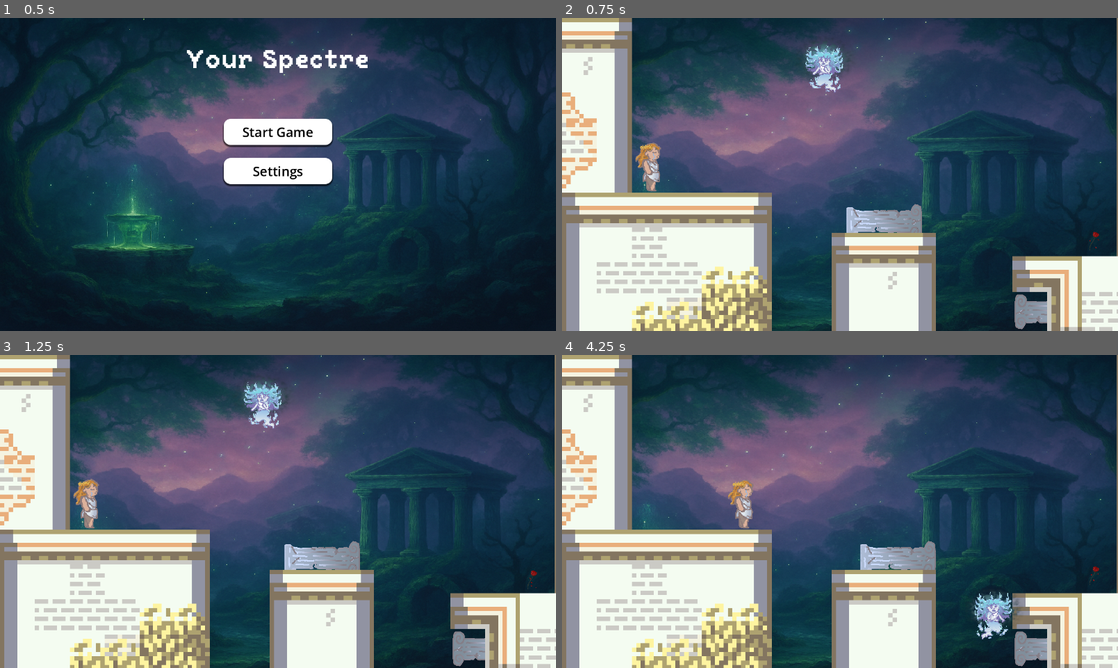
Above: before the commit, frames 1-4 (two rows, left to right).
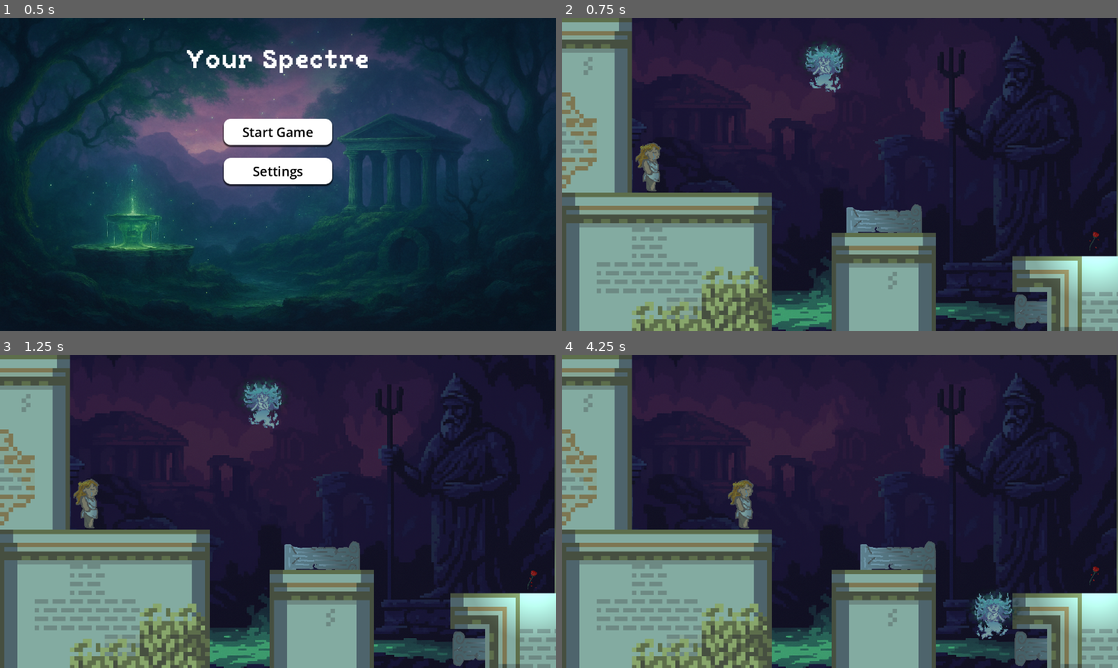
Above: after the commit, the same moments.

Repository: sammo4gun/jamsterdam
Game: Godot game, scene res://Scenes/main_menu.tscn
Same seed, same stepped clock (60 frames per second), same inputs: the game is played once before the commit and once after it. The engine's default icon, where the game draws it, is replaced by a stand-in: a white triangle on a blue panel in a dark square.
Inputs (mouse positions are in pixels of both pictures, inside the frame that each line leads up to):
- Up to frame 1 (0.5 s): no input
- Up to frame 2 (0.75 s): click "Start Game" at 0.5 s
- Up to frame 3 (1.25 s): no input
- Up to frame 4 (4.25 s): move the mouse to (812, 508) at 1.27 s; hold Right (right) 1.28-2.78 s; tap W (up) at 1.35, 1.52, 1.82, 2.1, 2.27, 2.57, 2.85, 3.6, 3.77, 4.07 s; click (812, 508) at 1.42 s; move the mouse to (884, 558) at 2.02 s; click (884, 558) at 2.17 s; move the mouse to (1051, 649) at 2.77 s; hold A (left) 2.78-3.53 s; click (1051, 649) at 2.92 s; move the mouse to (717, 505) at 3.52 s; hold Right (right) from 3.53 s (still down); click (717, 505) at 3.67 s

Frame 1 is identical in both runs. In frame 2, 88% of the frame differs, in the area x 0-100%, y 0-100%; in frame 3, 88%; in frame 4, 88%.

Commit message:
added background

Diff:
--- a/Scenes/Levels/level1.tscn
+++ b/Scenes/Levels/level1.tscn
@@ -1,8 +1,8 @@
-[gd_scene load_steps=20 format=4 uid="uid://xr273hyfg6kr"]
+[gd_scene load_steps=22 format=4 uid="uid://xr273hyfg6kr"]
 
 [ext_resource type="Script" uid="uid://vp4ly8u07miy" path="res://Scripts/world.gd" id="1_y4dr7"]
 [ext_resource type="PackedScene" uid="uid://cnfrxpljq8b8q" path="res://Scenes/nonmoveable.tscn" id="2_didp7"]
-[ext_resource type="Texture2D" uid="uid://povxtku8nxul" path="res://Assets/backgroundpotential.png" id="2_ir7pk"]
+[ext_resource type="Texture2D" uid="uid://t6nggttwbrl5" path="res://Assets/backgroundoption.png" id="2_nqasx"]
 [ext_resource type="PackedScene" uid="uid://dpfjytluhwwx7" path="res://Scenes/moveable.tscn" id="3_2a60c"]
 [ext_resource type="Texture2D" uid="uid://bo5u4ycq1ett" path="res://Assets/pillar.png" id="4_4f2fw"]
 [ext_resource type="PackedScene" uid="uid://6pic503w7xpl" path="res://Scenes/ghost.tscn" id="4_4iphx"]
@@ -11,7 +11,9 @@
 [ext_resource type="PackedScene" uid="uid://k2kwvg3avs8t" path="res://Scenes/rose.tscn" id="6_ir7pk"]
 [ext_resource type="Texture2D" uid="uid://du8yvhhd3cgnu" path="res://Assets/Tilesets/tiles.png" id="6_m0h5h"]
 [ext_resource type="PackedScene" uid="uid://di2p66442rfuh" path="res://Scenes/pause_menu.tscn" id="7_20uw2"]
-[ext_resource type="AudioStream" uid="uid://2dx48cp2rbag" path="res://Assets/SFX/background.wav" id="11_ilsv2"]
+[ext_resource type="AudioStream" uid="uid://ddu0w3lrpnmpa" path="res://Assets/Music/Main Game Theme.mp3" id="12_4f2fw"]
+[ext_resource type="AudioStream" uid="uid://d1agwc2061v6m" path="res://Assets/Music/Rose Got 2.mp3" id="12_8r8ce"]
+[ext_resource type="AudioStream" uid="uid://dla7bd1xbf77j" path="res://Assets/Music/Death Sound=You Failed.mp3" id="13_nqasx"]
 
 [sub_resource type="RectangleShape2D" id="RectangleShape2D_5a7ea"]
 size = Vector2(20.9922, 30.5048)
@@ -203,12 +205,13 @@
 [node name="Level1" type="Node2D"]
 script = ExtResource("1_y4dr7")
 
-[node name="Sprite2D" type="Sprite2D" parent="."]
+[node name="CanvasLayer" type="CanvasLayer" parent="."]
+layer = -1
+
+[node name="BackgroundImage" type="Sprite2D" parent="CanvasLayer"]
 position = Vector2(620, 369)
 scale = Vector2(1.06827, 0.785489)
-texture = ExtResource("2_ir7pk")
-
-[node name="CanvasLayer" type="CanvasLayer" parent="."]
+texture = ExtResource("2_nqasx")
 
 [node name="Background" type="Area2D" parent="CanvasLayer"]
 scale = Vector2(29.4962, 16.9264)
@@ -227,6 +230,18 @@
 scale = Vector2(1.71487, 1.71487)
 text = "RESTARTING..."
 
+[node name="YouShouldRestartLabel" type="Label" parent="CanvasLayer"]
+visible = false
+offset_left = 588.0
+offset_top = 174.0
+offset_right = 735.0
+offset_bottom = 209.0
+scale = Vector2(1.71487, 1.71487)
+text = "Press R to restart..."
+
+[node name="CanvasModulate" type="CanvasModulate" parent="."]
+color = Color(0.537255, 0.678431, 0.666667, 1)
+
 [node name="Pillar1" parent="." instance=ExtResource("3_2a60c")]
 position = Vector2(741, 469)
 physics_material_override = SubResource("PhysicsMaterial_4f2fw")
@@ -343,9 +358,18 @@
 [node name="PauseMenu" parent="." instance=ExtResource("7_20uw2")]
 visible = false
 
+[node name="EndMusicPlayer" type="AudioStreamPlayer" parent="."]
+stream = ExtResource("12_8r8ce")
+bus = &"Music"
+
+[node name="DeadMusicPlayer" type="AudioStreamPlayer" parent="."]
+stream = ExtResource("13_nqasx")
+bus = &"Music"
+
 [node name="MusicPlayer" type="AudioStreamPlayer" parent="."]
-stream = ExtResource("11_ilsv2")
+stream = ExtResource("12_4f2fw")
 autoplay = true
+bus = &"Music"
 
 [connection signal="input_event" from="CanvasLayer/Background" to="." method="_on_background_input_event"]
 
--- a/Scenes/Levels/level2.tscn
+++ b/Scenes/Levels/level2.tscn
@@ -1,17 +1,19 @@
-[gd_scene load_steps=22 format=4 uid="uid://stre87ywwjqa"]
+[gd_scene load_steps=24 format=4 uid="uid://stre87ywwjqa"]
 
 [ext_resource type="Script" uid="uid://vp4ly8u07miy" path="res://Scripts/world.gd" id="1_5j5u1"]
-[ext_resource type="Texture2D" uid="uid://povxtku8nxul" path="res://Assets/backgroundpotential.png" id="2_bxvyr"]
 [ext_resource type="PackedScene" uid="uid://cnfrxpljq8b8q" path="res://Scenes/nonmoveable.tscn" id="2_tnuy3"]
 [ext_resource type="PackedScene" uid="uid://dpfjytluhwwx7" path="res://Scenes/moveable.tscn" id="3_d15yg"]
+[ext_resource type="Texture2D" uid="uid://t6nggttwbrl5" path="res://Assets/backgroundoption.png" id="3_eqosv"]
 [ext_resource type="Texture2D" uid="uid://du8yvhhd3cgnu" path="res://Assets/Tilesets/tiles.png" id="3_hrj3c"]
 [ext_resource type="PackedScene" uid="uid://6pic503w7xpl" path="res://Scenes/ghost.tscn" id="4_hrj3c"]
 [ext_resource type="PackedScene" uid="uid://cctthl1q1bekw" path="res://Scenes/guy.tscn" id="5_16px4"]
 [ext_resource type="Texture2D" uid="uid://bo5u4ycq1ett" path="res://Assets/pillar.png" id="6_pyd1a"]
 [ext_resource type="PackedScene" uid="uid://di2p66442rfuh" path="res://Scenes/pause_menu.tscn" id="6_tnuy3"]
-[ext_resource type="AudioStream" uid="uid://2dx48cp2rbag" path="res://Assets/SFX/background.wav" id="7_d15yg"]
 [ext_resource type="Texture2D" uid="uid://dgfsbrliddiwd" path="res://Assets/urn-1.png" id="7_o7bax"]
 [ext_resource type="PackedScene" uid="uid://k2kwvg3avs8t" path="res://Scenes/rose.tscn" id="8_hrj3c"]
+[ext_resource type="AudioStream" uid="uid://ddu0w3lrpnmpa" path="res://Assets/Music/Main Game Theme.mp3" id="12_o7bax"]
+[ext_resource type="AudioStream" uid="uid://d1agwc2061v6m" path="res://Assets/Music/Rose Got 2.mp3" id="13_0jhw5"]
+[ext_resource type="AudioStream" uid="uid://dla7bd1xbf77j" path="res://Assets/Music/Death Sound=You Failed.mp3" id="14_eqosv"]
 
 [sub_resource type="RectangleShape2D" id="RectangleShape2D_5a7ea"]
 size = Vector2(20.9922, 30.5048)
@@ -209,13 +211,13 @@
 [node name="Level2" type="Node2D"]
 script = ExtResource("1_5j5u1")
 
-[node name="Sprite2D" type="Sprite2D" parent="."]
-visible = false
+[node name="CanvasLayer" type="CanvasLayer" parent="."]
+layer = -1
+
+[node name="BackgroundImage" type="Sprite2D" parent="CanvasLayer"]
 position = Vector2(620, 369)
 scale = Vector2(1.06827, 0.785489)
-texture = ExtResource("2_bxvyr")
-
-[node name="CanvasLayer" type="CanvasLayer" parent="."]
+texture = ExtResource("3_eqosv")
 
 [node name="Background" type="Area2D" parent="CanvasLayer"]
 scale = Vector2(29.4962, 16.9264)
@@ -234,6 +236,18 @@
 scale = Vector2(1.71487, 1.71487)
 text = "RESTARTING..."
 
+[node name="YouShouldRestartLabel" type="Label" parent="CanvasLayer"]
+visible = false
+offset_left = 393.0
+offset_top = 43.0
+offset_right = 540.0
+offset_bottom = 78.0
+scale = Vector2(1.71487, 1.71487)
+text = "Press R to restart..."
+
+[node name="CanvasModulate" type="CanvasModulate" parent="."]
+color = Color(0.537255, 0.678431, 0.666667, 1)
+
 [node name="Pillar3" parent="." instance=ExtResource("3_d15yg")]
 position = Vector2(1056, 245)
 physics_material_override = SubResource("PhysicsMaterial_o7bax")
@@ -403,8 +417,17 @@
 visible = false
 
 [node name="MusicPlayer" type="AudioStreamPlayer" parent="."]
-stream = ExtResource("7_d15yg")
+stream = ExtResource("12_o7bax")
 autoplay = true
+bus = &"Music"
+
+[node name="EndMusicPlayer" type="AudioStreamPlayer" parent="."]
+stream = ExtResource("13_0jhw5")
+bus = &"Music"
+
+[node name="DeadMusicPlayer" type="AudioStreamPlayer" parent="."]
+stream = ExtResource("14_eqosv")
+bus = &"Music"
 
 [connection signal="input_event" from="CanvasLayer/Background" to="." method="_on_background_input_event"]
 
--- a/Scenes/Levels/level3.tscn
+++ b/Scenes/Levels/level3.tscn
@@ -1,6 +1,7 @@
-[gd_scene load_steps=20 format=4 uid="uid://bunnlptwvw8pr"]
+[gd_scene load_steps=24 format=4 uid="uid://bunnlptwvw8pr"]
 
 [ext_resource type="Script" uid="uid://vp4ly8u07miy" path="res://Scripts/world.gd" id="1_x0tam"]
+[ext_resource type="Texture2D" uid="uid://t6nggttwbrl5" path="res://Assets/backgroundoption.png" id="2_l8qla"]
 [ext_resource type="PackedScene" uid="uid://cnfrxpljq8b8q" path="res://Scenes/nonmoveable.tscn" id="2_vfl4p"]
 [ext_resource type="Texture2D" uid="uid://du8yvhhd3cgnu" path="res://Assets/Tilesets/tiles.png" id="3_wlbe4"]
 [ext_resource type="PackedScene" uid="uid://dpfjytluhwwx7" path="res://Scenes/moveable.tscn" id="4_i6bqf"]
@@ -10,6 +11,9 @@
 [ext_resource type="PackedScene" uid="uid://cctthl1q1bekw" path="res://Scenes/guy.tscn" id="6_q21to"]
 [ext_resource type="Texture2D" uid="uid://dgfsbrliddiwd" path="res://Assets/urn-1.png" id="6_wlbe4"]
 [ext_resource type="PackedScene" uid="uid://di2p66442rfuh" path="res://Scenes/pause_menu.tscn" id="7_nqbrd"]
+[ext_resource type="AudioStream" uid="uid://ddu0w3lrpnmpa" path="res://Assets/Music/Main Game Theme.mp3" id="11_n80jh"]
+[ext_resource type="AudioStream" uid="uid://d1agwc2061v6m" path="res://Assets/Music/Rose Got 2.mp3" id="12_nqbrd"]
+[ext_resource type="AudioStream" uid="uid://dla7bd1xbf77j" path="res://Assets/Music/Death Sound=You Failed.mp3" id="13_l8qla"]
 
 [sub_resource type="RectangleShape2D" id="RectangleShape2D_5a7ea"]
 size = Vector2(20.9922, 30.5048)
@@ -208,6 +212,12 @@
 script = ExtResource("1_x0tam")
 
 [node name="CanvasLayer" type="CanvasLayer" parent="."]
+layer = -1
+
+[node name="BackgroundImage" type="Sprite2D" parent="CanvasLayer"]
+position = Vector2(620, 369)
+scale = Vector2(1.06827, 0.785489)
+texture = ExtResource("2_l8qla")
 
 [node name="Background" type="Area2D" parent="CanvasLayer"]
 scale = Vector2(29.4962, 16.9264)
@@ -226,8 +236,20 @@
 scale = Vector2(1.71487, 1.71487)
 text = "RESTARTING..."
 
+[node name="YouShouldRestartLabel" type="Label" parent="CanvasLayer"]
+visible = false
+offset_left = 274.0
+offset_top = 103.0
+offset_right = 421.0
+offset_bottom = 138.0
+scale = Vector2(1.71487, 1.71487)
+text = "Press R to restart..."
+
+[node name="CanvasModulate" type="CanvasModulate" parent="."]
+color = Color(0.537255, 0.678431, 0.666667, 1)
+
 [node name="Rose2" parent="." instance=ExtResource("4_vfl4p")]
-position = Vector2(1179, 314)
+position = Vector2(1242, 314)
 
 [node name="Pillar1" parent="." instance=ExtResource("4_i6bqf")]
 position = Vector2(107, 408)
@@ -273,7 +295,7 @@
 scale = Vector2(0.143283, 0.471191)
 
 [node name="Jug6" parent="." instance=ExtResource("4_i6bqf")]
-position = Vector2(1180, 300)
+position = Vector2(1143, 300)
 physics_material_override = SubResource("PhysicsMaterial_q21to")
 
 [node name="Shape" parent="Jug6" index="0"]
@@ -439,6 +461,19 @@
 [node name="PauseMenu" parent="." instance=ExtResource("7_nqbrd")]
 visible = false
 
+[node name="MusicPlayer" type="AudioStreamPlayer" parent="."]
+stream = ExtResource("11_n80jh")
+autoplay = true
+bus = &"Music"
+
+[node name="EndMusicPlayer" type="AudioStreamPlayer" parent="."]
+stream = ExtResource("12_nqbrd")
+bus = &"Music"
+
+[node name="DeadMusicPlayer" type="AudioStreamPlayer" parent="."]
+stream = ExtResource("13_l8qla")
+bus = &"Music"
+
 [connection signal="input_event" from="CanvasLayer/Background" to="." method="_on_background_input_event"]
 
 [editable path="Pillar1"]
--- a/Scenes/guy.tscn
+++ b/Scenes/guy.tscn
@@ -93,10 +93,10 @@
 "speed": 3.0
 }, {
 "frames": [{
-"duration": 3.0,
+"duration": 2.0,
 "texture": SubResource("AtlasTexture_s5xhn")
 }, {
-"duration": 3.0,
+"duration": 2.0,
 "texture": SubResource("AtlasTexture_y2mbu")
 }, {
 "duration": 1.0,
@@ -195,7 +195,7 @@
 position = Vector2(-3, -9)
 scale = Vector2(1.25773, 1.17388)
 sprite_frames = SubResource("SpriteFrames_5adle")
-animation = &"Fall"
+animation = &"FindHope"
 autoplay = "Walking"
 
 [node name="BodyCollision" type="CollisionShape2D" parent="."]
@@ -238,3 +238,4 @@
 [connection signal="body_entered" from="RightSideCollision" to="." method="_on_right_side_collision_body_entered"]
 [connection signal="body_entered" from="LeftSideCollision" to="." method="_on_left_side_collision_body_entered"]
 [connection signal="timeout" from="Timer" to="." method="_on_timer_timeout"]
+[connection signal="body_entered" from="Feet" to="." method="_on_feet_body_entered"]
--- a/Scenes/main_menu.tscn
+++ b/Scenes/main_menu.tscn
@@ -3,12 +3,12 @@
 [ext_resource type="Script" uid="uid://cp4yl285vvv8t" path="res://Scripts/main_menu.gd" id="1_1ehe0"]
 [ext_resource type="FontFile" uid="uid://datde377oev7l" path="res://Assets/Fonts/Peaberry/PeaberryBase.ttf" id="2_ce3w2"]
 [ext_resource type="Texture2D" uid="uid://povxtku8nxul" path="res://Assets/backgroundpotential.png" id="2_trj04"]
-[ext_resource type="Script" path="res://Scripts/volume_slider.gd" id="4_cp0ys"]
-[ext_resource type="Script" path="res://Scripts/settings_menu.gd" id="4_yhxw7"]
+[ext_resource type="Script" uid="uid://cij83h43g32m3" path="res://Scripts/volume_slider.gd" id="4_cp0ys"]
+[ext_resource type="Script" uid="uid://d2xhx3j7ujbsu" path="res://Scripts/settings_menu.gd" id="4_yhxw7"]
 [ext_resource type="StyleBox" uid="uid://udx8w8gj8jd4" path="res://Assets/Styles/menu_button_hover.tres" id="5_yhxw7"]
 [ext_resource type="StyleBox" uid="uid://c7gdts27yeh0l" path="res://Assets/Styles/menu_button_pressed.tres" id="6_trj04"]
 [ext_resource type="StyleBox" uid="uid://c4561pc5s4yn3" path="res://Assets/Styles/menu_button.tres" id="7_16hvj"]
-[ext_resource type="AudioStream" uid="uid://2dx48cp2rbag" path="res://Assets/SFX/background.wav" id="9_trj04"]
+[ext_resource type="AudioStream" uid="uid://cwcu2gsi2r3co" path="res://Assets/Music/Opening Track.mp3" id="9_trj04"]
 
 [sub_resource type="LabelSettings" id="LabelSettings_opfnp"]
 font = ExtResource("2_ce3w2")
@@ -233,3 +233,5 @@
 [node name="MusicPlayer" type="AudioStreamPlayer" parent="."]
 stream = ExtResource("9_trj04")
 autoplay = true
+bus = &"Music"
+parameters/looping = false
--- a/Scenes/rose.tscn
+++ b/Scenes/rose.tscn
@@ -1,11 +1,12 @@
-[gd_scene load_steps=10 format=3 uid="uid://k2kwvg3avs8t"]
+[gd_scene load_steps=11 format=3 uid="uid://k2kwvg3avs8t"]
 
 [ext_resource type="Script" uid="uid://8jikytf8eyjt" path="res://Scripts/rose.gd" id="1_o2c0a"]
 [ext_resource type="Texture2D" uid="uid://csr56pl0qlxrp" path="res://Assets/Images/rose.png" id="2_v1vrc"]
 [ext_resource type="Texture2D" uid="uid://hdordk6amk0e" path="res://Assets/rose-1.png" id="3_1oyv0"]
+[ext_resource type="Texture2D" uid="uid://bxnrpcs0m7syi" path="res://Assets/Shaders/whitecircle.png" id="4_1tqnp"]
 
 [sub_resource type="RectangleShape2D" id="RectangleShape2D_v1vrc"]
-size = Vector2(34, 48)
+size = Vector2(69, 48)
 
 [sub_resource type="AtlasTexture" id="AtlasTexture_1tqnp"]
 atlas = ExtResource("3_1oyv0")
@@ -47,7 +48,7 @@
 script = ExtResource("1_o2c0a")
 
 [node name="CollisionShape2D" type="CollisionShape2D" parent="."]
-position = Vector2(-3, 1)
+position = Vector2(-4.5, 1)
 shape = SubResource("RectangleShape2D_v1vrc")
 
 [node name="Sprite2D" type="Sprite2D" parent="."]
@@ -60,3 +61,8 @@
 scale = Vector2(0.154864, 0.154864)
 sprite_frames = SubResource("SpriteFrames_wx2i5")
 autoplay = "default"
+
+[node name="PointLight2D" type="PointLight2D" parent="."]
+color = Color(0.701961, 1, 1, 1)
+energy = 0.6
+texture = ExtResource("4_1tqnp")
--- a/Scripts/guy.gd
+++ b/Scripts/guy.gd
@@ -4,6 +4,7 @@
 @onready var timer: Timer = $Timer
 @onready var death_sound: AudioStreamPlayer = $DeathSound
 @onready var world = get_parent()
+@onready var feet = $"Feet"
 
 @export var gravity = 300
 @export var speed = 80
@@ -17,6 +18,7 @@
 
 var scared_time = 0;
 var airtime = 0.0;
+var on_floor = true;
 
 func _ready() -> void:
 	ponder_sadly()
@@ -33,7 +35,13 @@
 			die_and_reset()
 			return
 
-		if is_on_floor():
+		for b in feet.get_overlapping_bodies():
+			if b.is_in_group("Walls"):
+				on_floor = true
+				break
+			on_floor = false
+
+		if is_on_floor() or on_floor:
 			if is_sad:
 				velocity.x = 0
 			else:
@@ -42,20 +50,22 @@
 					animator.play("Walking")
 				airtime = 0.0
 		else:
-			airtime += delta
 			velocity.y += gravity * delta
 			if not is_sad:
 				velocity.x = speed * direction / 2.0
 			if scared_time > 0.0:
+				airtime += delta / 2
 				velocity.x *= 1.8
-			elif airtime > 0.6 and airtime <= 1.0:
+			else: airtime += delta
+
+			if airtime > 0.6 and airtime <= 1.0:
 				animator.play('Startfall')
 			elif airtime > 1.0:
 				animator.play("Fall")
 
 		if scared_time > 0.0:
 			scared_time -= delta
-			if scared_time <= 0.0:
+			if scared_time <= 0.0 and airtime <= 0.6:
 				animator.play("Walking")
 	move_and_slide()
 
@@ -76,22 +86,23 @@
 func die_and_reset():
 	# Prevent re-entering if already dying
 	set_physics_process(false)
+	world.guy_died()
 
 	# Stop movement
-	velocity = Vector2.ZERO
-
-	# Play death sound
-	death_sound.play()
-
-	# Wait a bit (e.g. 1 second), then reset the scene
-	await get_tree().create_timer(1.0).timeout
-
-	# Reset Scene
-	get_tree().reload_current_scene()
+	#velocity = Vector2.ZERO
+#
+	## Play death sound
+	#death_sound.play()
+	#
+	## Wait a bit (e.g. 1 second), then reset the scene
+	#await get_tree().create_timer(1.0).timeout
+	#
+	## Reset Scene
+	#get_tree().reload_current_scene()
 
 func frighten():
 	if is_on_floor() and not has_hope:
-		scared_time = 1.5
+		scared_time = 1.4
 		animator.play("Frighten")
 		velocity.y = -jump_strength
 		return true
@@ -123,3 +134,8 @@
 func _on_animated_sprite_2d_animation_finished() -> void:
 	if has_hope:
 		get_parent().next_level()
+
+func _on_feet_body_entered(body: Node2D) -> void:
+	if body.is_in_group("Walls"):
+		if not on_floor:
+			on_floor = true
--- a/Scripts/rose.gd
+++ b/Scripts/rose.gd
@@ -14,4 +14,5 @@
 
 func _on_body_entered(body):
 	if body.is_in_group("Guy"):
+		get_parent().level_completed()
 		body.find_hope()
--- a/Scripts/world.gd
+++ b/Scripts/world.gd
@@ -4,18 +4,29 @@
 @onready var pause_menu = $PauseMenu
 @onready var Guy = $"Guy"
 @onready var RestartLabel = $"CanvasLayer/RestartLabel"
+@onready var AdviceLabel = $"CanvasLayer/YouShouldRestartLabel"
+@onready var mainmusic = $"MusicPlayer"
+@onready var endmusic = $"EndMusicPlayer"
+@onready var deadmusic = $"DeadMusicPlayer"
 
 var RESTART_TIME = 2.0
 var restart = 0.0
+var guy_dead = false
+
+var time = 0
+@onready var basepos = AdviceLabel.position
 
 func _process(delta: float) -> void:
+	if guy_dead:
+		time += delta
+		AdviceLabel.position.y = basepos.y + sin(time * 1.5) * 6
 	if Input.is_action_pressed("restart"):
 		restart += delta
 	else: restart = 0.0
-	RestartLabel.modulate[3] = min(1, restart/(RESTART_TIME/2))
 
-	if restart >= RESTART_TIME:
+	RestartLabel.modulate[3] = min(1, (restart - RESTART_TIME/4)/(RESTART_TIME/2))
 
+	if restart >= RESTART_TIME or (guy_dead and restart > 0):
 		# Reset Scene
 		get_tree().reload_current_scene()
 
@@ -41,6 +52,18 @@
 func go_scare(body):
 	Ghost.set_target_scare(body)
 
+func level_completed():
+	mainmusic.stop()
+	await get_tree().create_timer(1.3).timeout
+	endmusic.play()
+
+func guy_died():
+	mainmusic.stop()
+	await get_tree().create_timer(0.3).timeout
+	deadmusic.play()
+	AdviceLabel.visible = true
+	guy_dead = true
+
 func _on_background_input_event(_viewport: Node, event: InputEvent, _shape_idx: int) -> void:
 	if event is InputEventMouseButton and event.pressed:
 		Ghost.set_target_pos(event.global_position)
Not shown, added: Assets/Music/Backstory read.mp3.import
Not shown, added: Assets/Music/Death Sound=You Failed.mp3.import
Not shown, added: Assets/Music/Main Game Theme.mp3.import
Not shown, added: Assets/Music/Opening Track.mp3.import
Not shown, added: Assets/Music/Rose Got 2.mp3.import
Not shown, added: Assets/Music/You saved them.mp3.import
Binary file added: Assets/backgroundoption.png
Not shown, added: Assets/backgroundoption.png.import
Binary file added: Assets/icon.png
Not shown, added: Assets/icon.png.import
Not shown, added: Assets/Music/Backstory read.mp3
Not shown, added: Assets/Music/Death Sound=You Failed.mp3
(and 4 more such lines)
